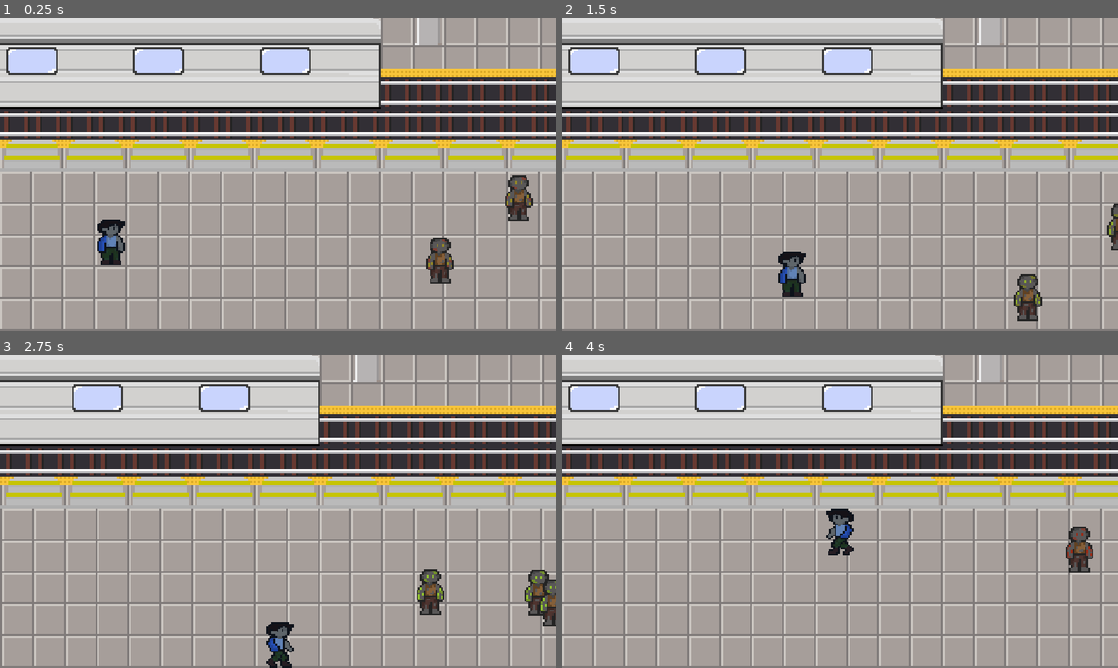
Above: before the commit, frames 1-4 (two rows, left to right).
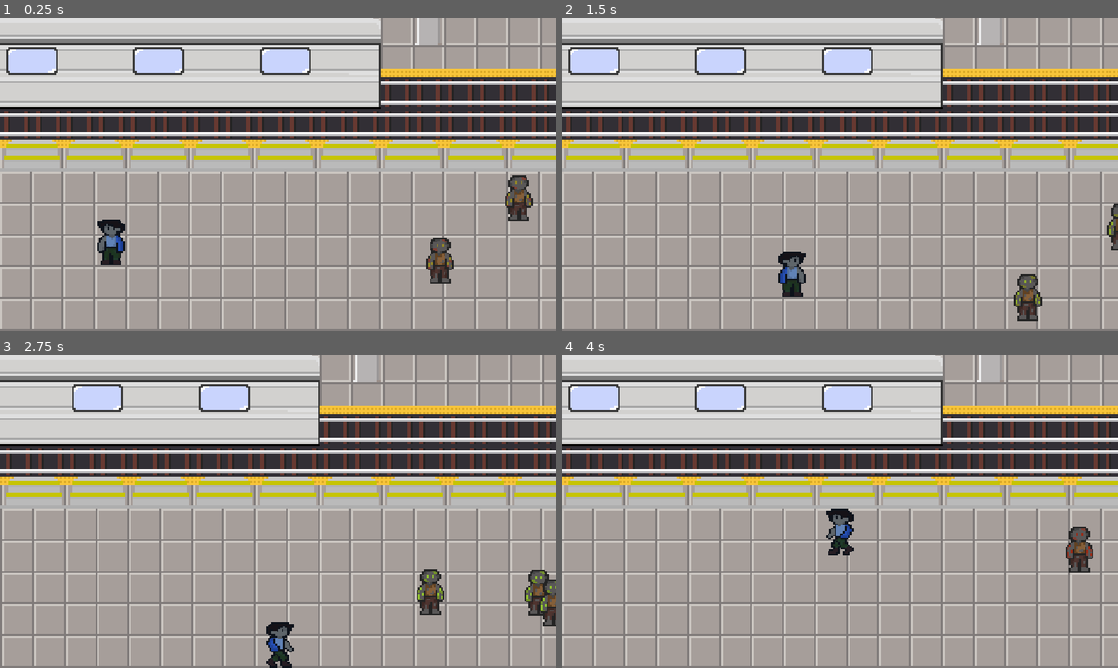
Above: after the commit, the same moments.

Repository: victordiogouf/trabalho-2-game-dev
Game: Godot game, scene res://scenes/main.tscn
The game is run twice, just before and just after one commit, with the same random seed, the same clock (stepped at 60 frames per second) and the same inputs. The engine's default icon, where the game draws it, is replaced by a stand-in: a white triangle on a blue panel in a dark square.
Inputs:
- Up to frame 1 (0.25 s): no input
- Up to frame 2 (1.5 s): hold D (move-right) 0.53-1.28 s; hold S (move-down) from 1.28 s (still down)
- Up to frame 3 (2.75 s): release S (move-down) at 2.03 s; hold D (move-right) from 2.03 s (still down)
- Up to frame 4 (4 s): release D (move-right) at 2.78 s; hold W (move-up) 2.78-3.53 s; hold A (move-left) from 3.53 s (still down)

The runs differ from the first frame. In frame 1, 0.2% of the frame differs, in the area x 17-23%, y 64-77%; in frame 2, nothing differs; in frame 3, less than 0.1%; in frame 4, less than 0.1%.

Commit message:
Atualiza sistema de batalha e sprites dos inimigos

Diff:
--- a/scenes/battle.tscn
+++ b/scenes/battle.tscn
@@ -3,6 +3,7 @@
 [ext_resource type="Texture2D" uid="uid://bf363pglsjajo" path="res://icon.svg" id="1_dn72j"]
 [ext_resource type="Script" uid="uid://clmtpl56f4ber" path="res://scripts/battle.gd" id="1_th188"]
 [ext_resource type="Texture2D" uid="uid://ju3q1rgpibdq" path="res://fundo_batalha_estação.png" id="2_p1qf1"]
+[ext_resource type="Texture2D" uid="uid://ccr1ss867dt2c" path="res://personagem_batalha.png" id="3_v7i3o"]
 [ext_resource type="LabelSettings" uid="uid://wxrpg6kimbxx" path="res://new_label_settings.tres" id="4_a12nh"]
 [ext_resource type="StyleBox" uid="uid://pw1s2o622feo" path="res://normal.tres" id="5_yahae"]
 [ext_resource type="StyleBox" uid="uid://bb7xxy63yydye" path="res://pressed.tres" id="6_v7i3o"]
@@ -31,10 +32,15 @@
 texture = ExtResource("2_p1qf1")
 
 [node name="Player" type="Sprite2D" parent="." unique_id=1988591436]
+texture_filter = 1
 position = Vector2(261, 456)
-texture = ExtResource("1_dn72j")
+scale = Vector2(10, 10)
+texture = ExtResource("3_v7i3o")
+region_enabled = true
+region_rect = Rect2(32, 0, 16, 32)
 
 [node name="Enemy" type="Sprite2D" parent="." unique_id=1747010528]
+texture_filter = 1
 position = Vector2(866, 169)
 texture = ExtResource("1_dn72j")
 
--- a/scenes/player.tscn
+++ b/scenes/player.tscn
@@ -74,7 +74,7 @@
 }],
 "loop": 1,
 "name": &"walk-left",
-"speed": 5.0
+"speed": 20.0
 }, {
 "frames": [{
 "duration": 1.0,
@@ -97,7 +97,7 @@
 }],
 "loop": 1,
 "name": &"walk-right",
-"speed": 5.0
+"speed": 20.0
 }]
 
 [sub_resource type="RectangleShape2D" id="RectangleShape2D_kej8o"]
@@ -114,7 +114,8 @@
 position = Vector2(4.7683716e-07, -4.499999)
 scale = Vector2(0.875, 0.71875)
 sprite_frames = SubResource("SpriteFrames_kej8o")
-animation = &"walk-right"
+animation = &"walk-left"
+frame_progress = 0.13967247
 
 [node name="CollisionShape2D" type="CollisionShape2D" parent="." unique_id=1070060893]
 position = Vector2(0, -4.5)
--- a/scripts/battle.gd
+++ b/scripts/battle.gd
@@ -10,6 +10,12 @@
 	$Stats/Player/MP.text=str(GameState.player.mp)+"/"+str(GameState.player.max_mp())+" MP"
 	$Stats/Enemy/HP.text=str(GameState.collided_enemy.hp)+"/"+str(GameState.collided_enemy.max_hp())+" HP"
 	$Stats/Enemy/MP.text=str(GameState.collided_enemy.mp)+"/"+str(GameState.collided_enemy.max_mp())+" MP"
+	var atlas := AtlasTexture.new()
+	atlas.atlas = GameState.collided_enemy.front_sprite
+	var frame = randi_range(0, 9)
+	atlas.region = Rect2(frame * 16, 0, 16, 32)
+	$Enemy.texture = atlas
+	$Enemy.scale = Vector2(10, 10)
 	if GameState.collided_enemy.agility()>GameState.player.agility():
 		enemyturn=true
 		playerturn=false
